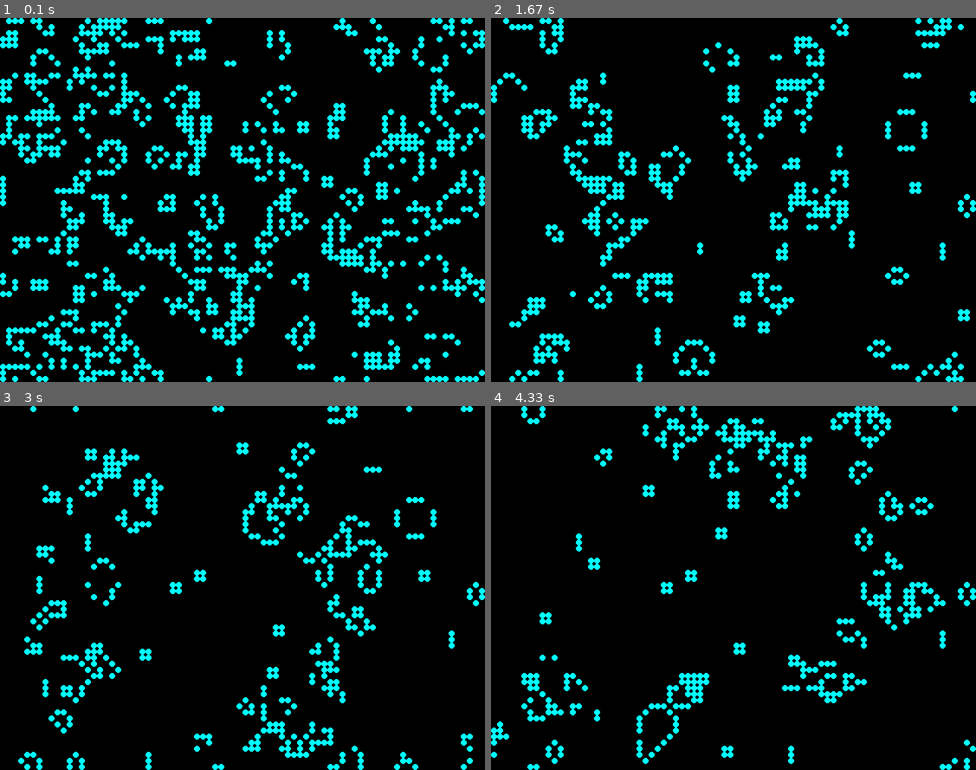
Above: before the commit, frames 1-4 (two rows, left to right).
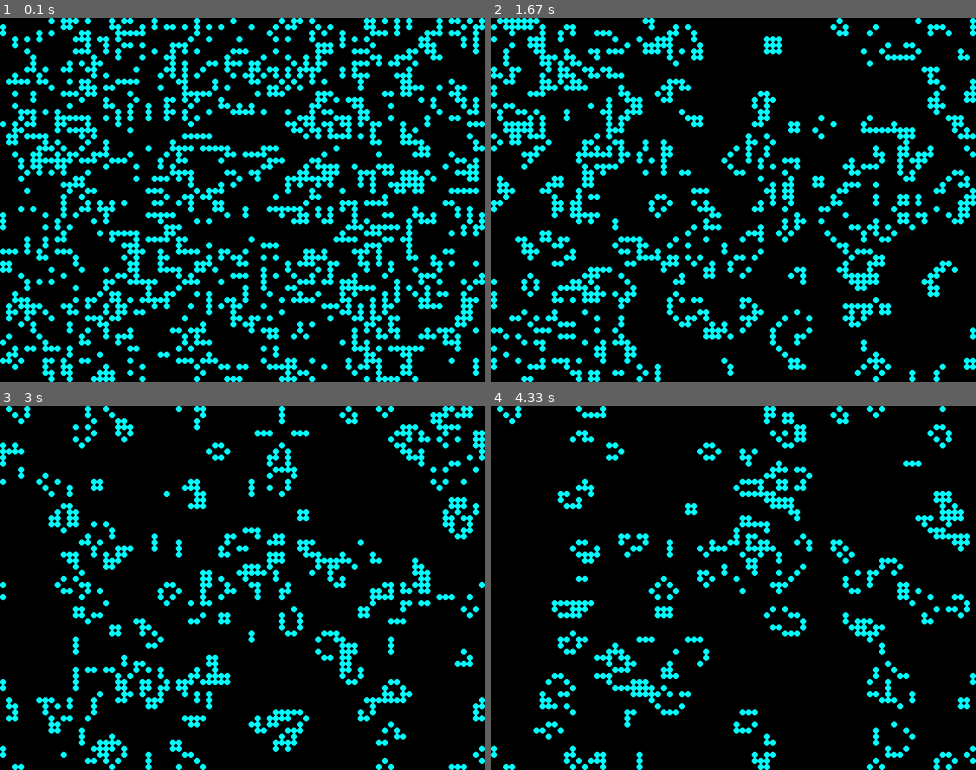
Above: after the commit, the same moments.

Repository: DeVitoC/ConwaysGameOfLifeInPygame
Game: pygame game, started from PygameCGOL/GameOfLife.py
Same seed, same stepped clock (60 frames per second), same inputs: the game is played once before the commit and once after it.
Inputs:
- Up to frame 1 (0.1 s): no input
- Up to frame 2 (1.67 s): tap Enter at 0.33 s
- Up to frame 3 (3 s): no input
- Up to frame 4 (4.33 s): no input

The runs differ from the first frame. In frame 1, 28% of the frame differs, in the area x 0-100%, y 0-100%; in frame 2, 19%; in frame 3, 16%; in frame 4, 13%.

Commit message:
Added method to regulate speed and added class variable to control speed with - and + buttons.

Diff:
--- a/PygameCGOL/GameOfLife.py
+++ b/PygameCGOL/GameOfLife.py
@@ -3,7 +3,7 @@
 import random
 
 class GameOfLife:
-	def __init__(self, screen_width=800, screen_height=600, cell_size=10, alive_color=(0, 255, 255), dead_color=(0, 0, 0)):
+	def __init__(self, screen_width=800, screen_height=600, cell_size=10, alive_color=(0, 255, 255), dead_color=(0, 0, 0), speed = 4):
 		self.cell_size = cell_size
 		self.alive_color = alive_color
 		self.dead_color = dead_color
@@ -14,6 +14,9 @@
 		self.current_game_board = 0
 
 		self.is_paused = False
+		self.speed = speed
+		self.last_update_time = 0
+		self.desired_time_between_updates = (1/self.speed) * 1000
 
 		self.setup_game_board()
 		self.set_board()
@@ -134,6 +137,15 @@
 		else:
 			return 0
 
+	def set_speed(self):
+		now = pygame.time.get_ticks()
+		time_since_last_update = now - self.last_update_time
+		time_to_delay = self.desired_time_between_updates - time_since_last_update
+		if time_to_delay > 0:
+			pygame.time.delay(int(time_to_delay))
+		self.last_update_time = now
+
+
 	def handle_events(self):
 		for event in pygame.event.get():
 			# User has closed the window manually
@@ -148,6 +160,14 @@
 					self.is_paused = not self.is_paused
 				elif event.unicode == 'r':
 					self.set_board()
+				elif event.unicode == '-':
+					if self.speed < 2:
+						return
+					self.speed -= 1
+					self.desired_time_between_updates = (1/self.speed) * 1000
+				elif event.unicode == '+':
+					self.speed += 1
+					self.desired_time_between_updates = (1 / self.speed) * 1000
 
 	####################
 	# Run loop
@@ -164,6 +184,8 @@
 			self.alternate_boards()
 			# Draw the current game board on the screen
 			self.draw_board()
+			# Control speed by waiting after each iteration
+			self.set_speed()
 
 
 
